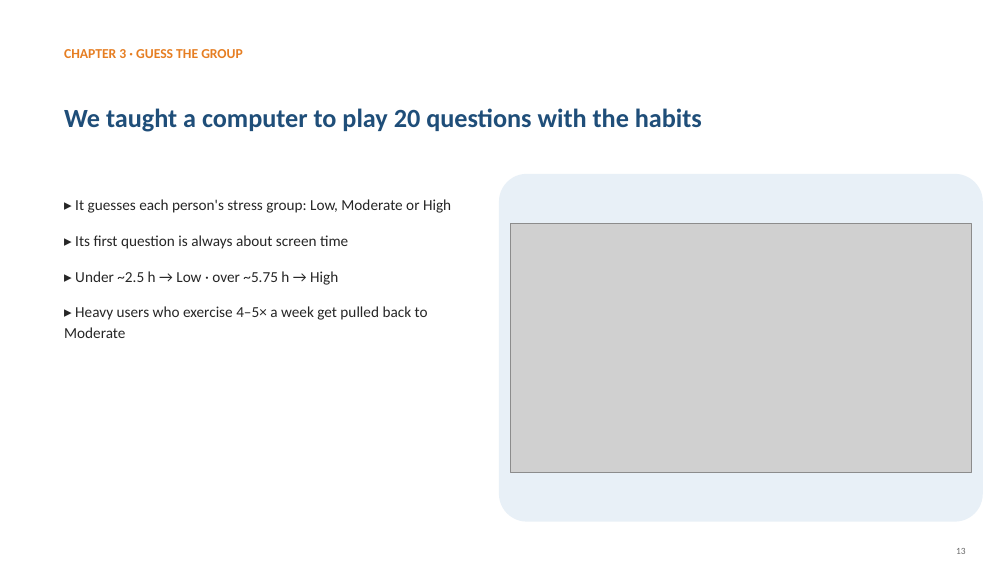
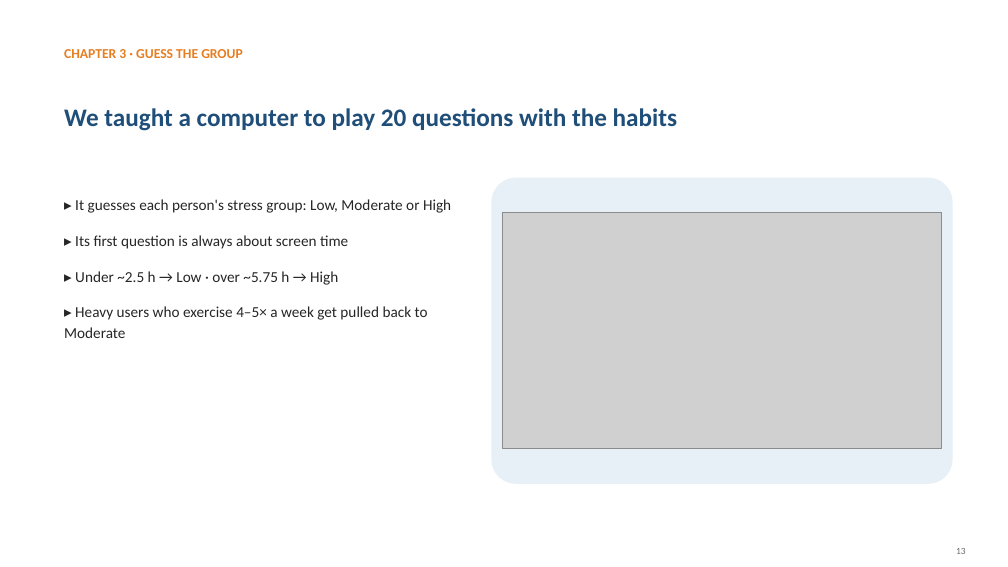
Before and after one commit to jaismine19/social-media-stress-analysis, a slide deck: slide 13 of presentation/Social_Media_Stress_Presentation.pptx. Drawn at 1008x567 pixels with LibreOffice and Linux fonts; fonts in the diff are those of the drawing; grey boxes stand for pictures. Boxes give left, top, right and bottom in pixels: in the first picture for what was removed or moved away, otherwise in the second. Text is boxed around its words. In the diff, an @@ line names an element or a change of style, - is before the commit and + after.

Commit message:
Enforce strict layout grid: identical margins, panel sizes, chip positions and takeaway bars on every slide

```diff
--- a/presentation/Social_Media_Stress_Presentation.pptx
+++ b/presentation/Social_Media_Stress_Presentation.pptx
@@ text "We taught a computer to ..." at [64,108,677,131]: size 25 to 24 pt @@
@@ rounded rectangle: place and size @@
-rounded rectangle at [499,174,983,522]
+rounded rectangle at [492,178,953,484]
@@ picture: place and size @@
-picture at [510,224,972,473]
+picture at [503,212,941,448]
```
Also in this commit, not shown: 18 other slides changed.
